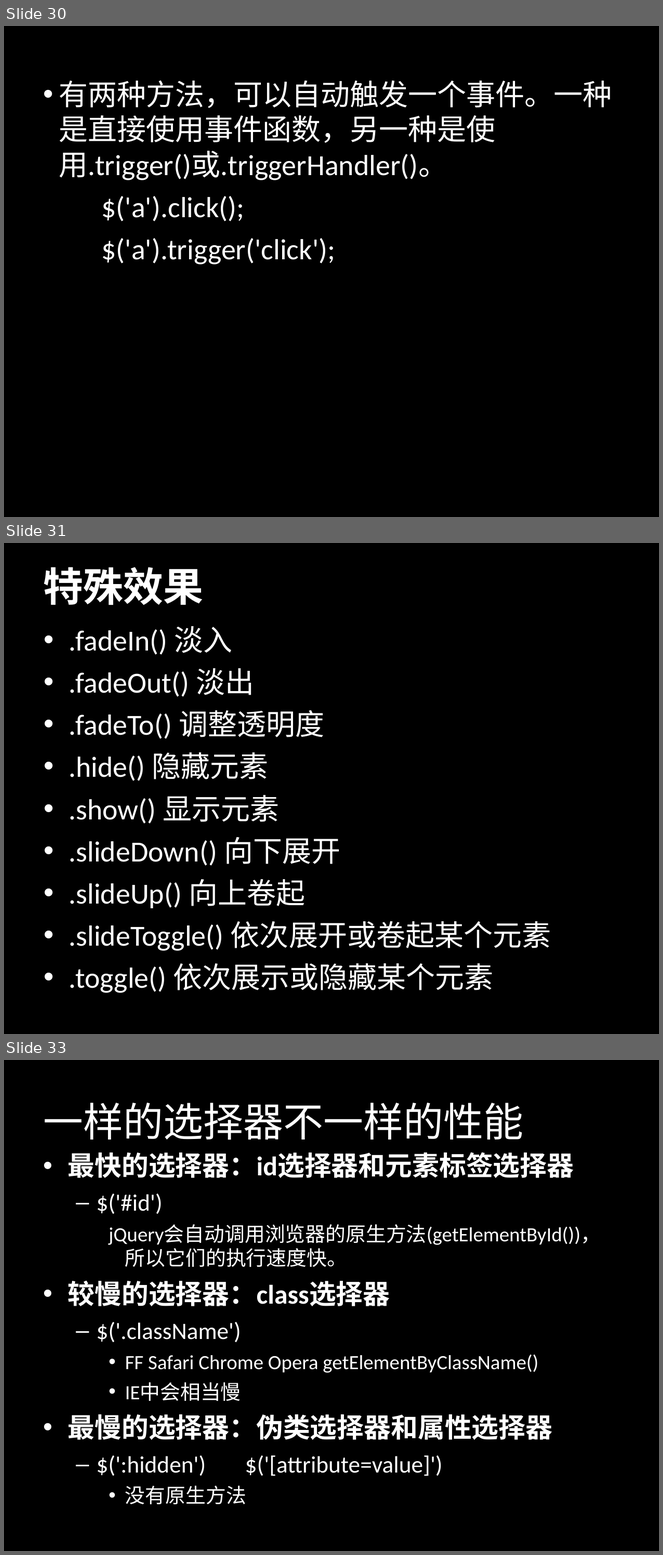
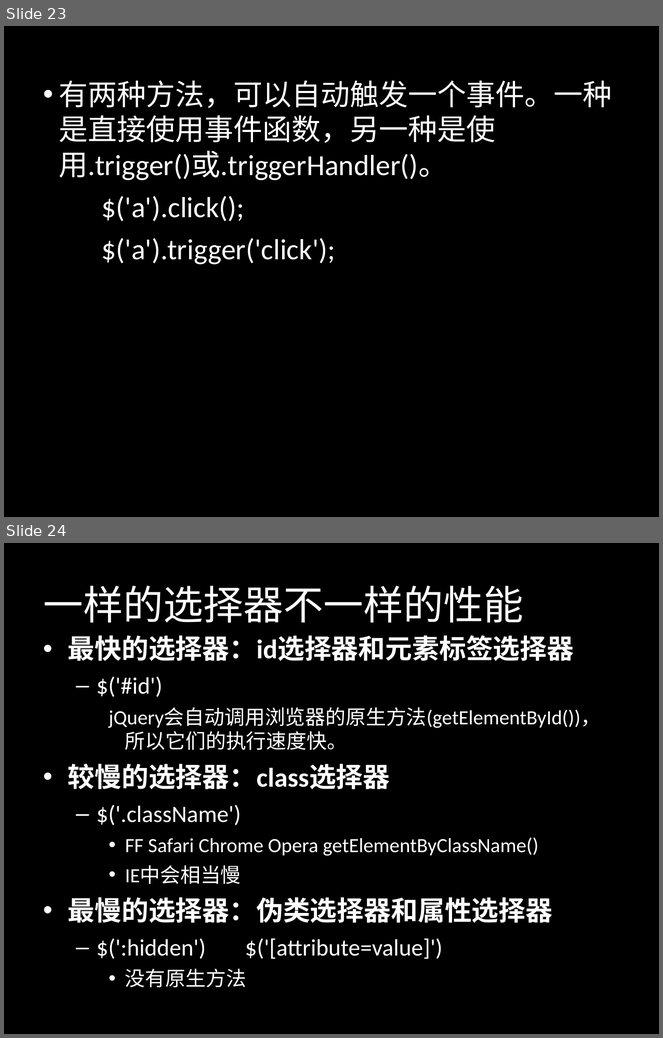
Before and after one commit to jianganglu/share-jquery-basic, a slide deck: jQuery基础应用.ppt. Shown one above the other, each under a label of ours: slides 30, 31 and 33 before the commit, slides 23 and 24 after it; the slides between them are not shown. The pictures are 663x1555 and 663x1038 pixels, drawn with LibreOffice and Linux fonts; fonts in the diff are those of the drawing. Boxes give left, top, right and bottom in pixels: in the first picture for what was removed or moved away, otherwise in the second. Text is boxed around its words. In the diff, an @@ line names an element or a change of style, - is before the commit and + after.

```diff
--- a/jQuery基础应用.ppt
+++ b/jQuery基础应用.ppt
@@ slide 31 removed at (x1=4, y1=543, x2=659, y2=1034), background #000000 @@
@@ title removed at (x1=44, y1=567, x2=204, y2=605) @@
-特殊效果
@@ text removed at (x1=68, y1=626, x2=551, y2=993) @@
-• .fadeIn() 淡入
-• .fadeOut() 淡出
-• .fadeTo() 调整透明度
-• .hide() 隐藏元素
-• .show() 显示元素
-• .slideDown() 向下展开
-• .slideUp() 向上卷起
-• .slideToggle() 依次展开或卷起某个元素
-• .toggle() 依次展示或隐藏某个元素
@@ what was slide 30 is now slide 23 @@
@@ what was slide 33 is now slide 24 @@
```
Also in this commit, not shown: 5 slides changed, 1 slide added, 11 other slides removed, 1 other file.
